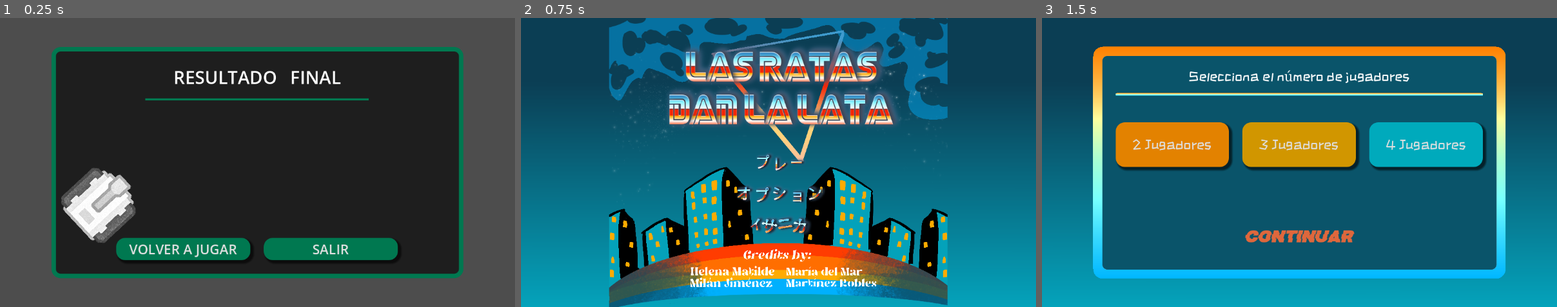
Above: before the commit, frames 1-3 (left to right).
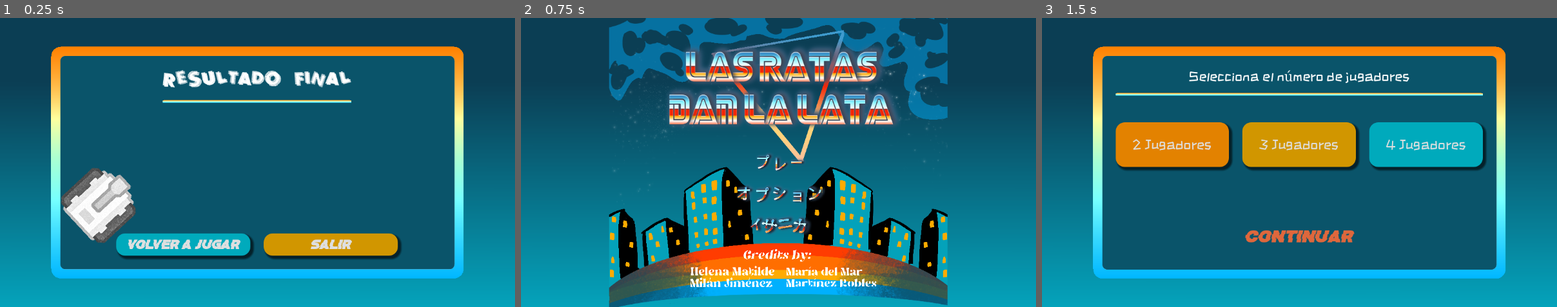
Above: after the commit, the same moments.

Repository: mamRobles/Las_ratas_dan_la_lata
Game: Godot game, scene res://Final/Scenes/final.tscn
Two runs of this game, one before a commit and one after it. Both use one fixed random seed, a clock stepped at 60 frames per second and the inputs below. This scene is started directly instead of the project's main scene.
Inputs (mouse positions are in pixels of both pictures, inside the frame that each line leads up to):
- Up to frame 1 (0.25 s): no input
- Up to frame 2 (0.75 s): click "VOLVER A JUGAR" at 0.5 s
- Up to frame 3 (1.5 s): click (1299, 162) at 1.25 s

The runs differ from the first frame. In frame 1, 97% of the frame differs, in the area x 0-100%, y 0-100%; in frame 2, nothing differs; in frame 3, nothing differs.

Commit message:
finalizadas TODAS las interfaces

Diff:
--- a/Final/Scenes/final.tscn
+++ b/Final/Scenes/final.tscn
@@ -1,58 +1,65 @@
-[gd_scene load_steps=9 format=3 uid="uid://ccsw6ran8ax1q"]
+[gd_scene load_steps=18 format=3 uid="uid://ccsw6ran8ax1q"]
 
 [ext_resource type="Script" uid="uid://bxqb782ciahlf" path="res://Final/Scripts/final.gd" id="1_qpsly"]
 [ext_resource type="Texture2D" uid="uid://bxex7fkk5ijvs" path="res://Final/Sprites/tanque.png" id="2_c4gds"]
+[ext_resource type="Texture2D" uid="uid://b0xt5r55yac1u" path="res://Sistema/Sprites/fondoUI.png" id="3_mxpb8"]
+[ext_resource type="Shader" uid="uid://couu76j0ckis6" path="res://Inicio/intro.gdshader" id="4_uhskx"]
+[ext_resource type="FontFile" uid="uid://bloqexnpqeqe0" path="res://Inicio/Panic.ttf" id="5_exiyv"]
+[ext_resource type="FontFile" uid="uid://c02jnbv0ks7j" path="res://Inicio/Bugfast.otf" id="6_i82j4"]
+[ext_resource type="StyleBox" uid="uid://cfeo2sqajgsij" path="res://Inicio/SCJ4jugadoresFocus.tres" id="7_cjabn"]
+[ext_resource type="StyleBox" uid="uid://cvbyvbtwaigie" path="res://Inicio/SCJ4jugadoresHover.tres" id="8_f6c06"]
+[ext_resource type="StyleBox" uid="uid://cfnb7qc7hnjqe" path="res://Inicio/SCJ4jugadoresPressedtres.tres" id="9_lvnes"]
+[ext_resource type="StyleBox" uid="uid://bvi3fn7uoj0c6" path="res://Inicio/SCJ4jugadoresNormal.tres" id="10_sf8p8"]
+[ext_resource type="StyleBox" uid="uid://88ajiona10oy" path="res://Inicio/SCJ3jugadoresFocus.tres" id="11_ou5jc"]
+[ext_resource type="StyleBox" uid="uid://dbjcptanntae7" path="res://Inicio/SCJ3jugadoresHover.tres" id="12_jbeyp"]
+[ext_resource type="StyleBox" uid="uid://csn8lopkh5rrq" path="res://Inicio/SCJ3jugadoresPressedtres.tres" id="13_ommc8"]
+[ext_resource type="StyleBox" uid="uid://bcbdt631yhd7f" path="res://Inicio/SCJ3jugadoresNormal.tres" id="14_rype0"]
 
-[sub_resource type="StyleBoxFlat" id="StyleBoxFlat_h74lj"]
-bg_color = Color(0.117647, 0.117647, 0.117647, 1)
+[sub_resource type="ShaderMaterial" id="ShaderMaterial_wtprl"]
+shader = ExtResource("4_uhskx")
+shader_parameter/effect_filling = 1.0
+shader_parameter/angle = 90.0
+shader_parameter/keep_saturation = 0.0
+shader_parameter/keep_luminance = 1.0
+shader_parameter/color_start = Color(1, 0.501961, 0, 1)
+shader_parameter/start_pos = 0.0
+shader_parameter/color_mid = Color(0.556863, 0.862745, 0.72549, 1)
+shader_parameter/mid_pos = 0.5
+shader_parameter/color_end = Color(0, 0.713726, 0.996078, 1)
+shader_parameter/end_pos = 1.0
+shader_parameter/midpos_enabled = true
+shader_parameter/range_start = 0.0
+shader_parameter/range_end = 1.0
+shader_parameter/range_softedge = 0.0
+
+[sub_resource type="StyleBoxFlat" id="StyleBoxFlat_vkfnb"]
+bg_color = Color(0.0392157, 0.329412, 0.415686, 1)
 border_width_left = 10
 border_width_top = 10
 border_width_right = 10
 border_width_bottom = 10
-border_color = Color(0, 0.470588, 0.313726, 1)
+border_color = Color(0.8, 0.8, 0.8, 0)
 corner_radius_top_left = 20
 corner_radius_top_right = 20
 corner_radius_bottom_right = 20
 corner_radius_bottom_left = 20
 
-[sub_resource type="StyleBoxFlat" id="StyleBoxFlat_kehxj"]
-bg_color = Color(0, 0.470588, 0.313726, 1)
-
-[sub_resource type="StyleBoxFlat" id="StyleBoxFlat_32hhg"]
-bg_color = Color(0, 0.305882, 0.203922, 1)
-corner_radius_top_left = 20
-corner_radius_top_right = 20
-corner_radius_bottom_right = 20
-corner_radius_bottom_left = 20
-shadow_size = 5
-shadow_offset = Vector2(5, 5)
-
-[sub_resource type="StyleBoxFlat" id="StyleBoxFlat_5rxdl"]
-bg_color = Color(0, 0.388235, 0.258824, 1)
-corner_radius_top_left = 20
-corner_radius_top_right = 20
-corner_radius_bottom_right = 20
-corner_radius_bottom_left = 20
-shadow_size = 5
-shadow_offset = Vector2(5, 5)
-
-[sub_resource type="StyleBoxFlat" id="StyleBoxFlat_cxylj"]
-bg_color = Color(0, 0.223529, 0.14902, 1)
-corner_radius_top_left = 20
-corner_radius_top_right = 20
-corner_radius_bottom_right = 20
-corner_radius_bottom_left = 20
-shadow_size = 5
-shadow_offset = Vector2(5, 5)
-
-[sub_resource type="StyleBoxFlat" id="StyleBoxFlat_2ithh"]
-bg_color = Color(0, 0.470588, 0.313726, 1)
-corner_radius_top_left = 20
-corner_radius_top_right = 20
-corner_radius_bottom_right = 20
-corner_radius_bottom_left = 20
-shadow_size = 5
-shadow_offset = Vector2(5, 5)
+[sub_resource type="ShaderMaterial" id="ShaderMaterial_63ggs"]
+shader = ExtResource("4_uhskx")
+shader_parameter/effect_filling = 1.0
+shader_parameter/angle = 90.0
+shader_parameter/keep_saturation = 0.0
+shader_parameter/keep_luminance = 1.0
+shader_parameter/color_start = Color(1, 0.501961, 0, 1)
+shader_parameter/start_pos = 0.0
+shader_parameter/color_mid = Color(0.556863, 0.862745, 0.72549, 1)
+shader_parameter/mid_pos = 0.5
+shader_parameter/color_end = Color(0, 0.713726, 0.996078, 1)
+shader_parameter/end_pos = 1.0
+shader_parameter/midpos_enabled = true
+shader_parameter/range_start = 0.0
+shader_parameter/range_end = 1.0
+shader_parameter/range_softedge = 0.0
 
 [node name="Final" type="Control"]
 layout_mode = 3
@@ -63,47 +70,75 @@
 grow_vertical = 2
 script = ExtResource("1_qpsly")
 
-[node name="PanelContainer" type="PanelContainer" parent="."]
+[node name="Sprite2D" type="Sprite2D" parent="."]
+z_index = 10
+position = Vector2(227, 414)
+rotation = -2.3193
+scale = Vector2(1.68305, 1.60247)
+texture = ExtResource("2_c4gds")
+
+[node name="TextureRect" type="TextureRect" parent="."]
+show_behind_parent = true
+light_mask = 2
+visibility_layer = 2
+z_index = -18
+layout_mode = 1
+anchors_preset = 15
+anchor_right = 1.0
+anchor_bottom = 1.0
+grow_horizontal = 2
+grow_vertical = 2
+mouse_filter = 2
+texture = ExtResource("3_mxpb8")
+expand_mode = 3
+
+[node name="PanelContainer2" type="PanelContainer" parent="."]
+material = SubResource("ShaderMaterial_wtprl")
 layout_mode = 1
 anchors_preset = -1
 anchor_left = 0.1
 anchor_top = 0.1
 anchor_right = 0.9
 anchor_bottom = 0.9
-theme_override_styles/panel = SubResource("StyleBoxFlat_h74lj")
+theme_override_styles/panel = SubResource("StyleBoxFlat_vkfnb")
 
-[node name="MarginContainer" type="MarginContainer" parent="PanelContainer"]
+[node name="PanelContainer" type="PanelContainer" parent="PanelContainer2"]
+layout_mode = 2
+theme_override_styles/panel = SubResource("StyleBoxFlat_vkfnb")
+
+[node name="MarginContainer" type="MarginContainer" parent="PanelContainer2/PanelContainer"]
 layout_mode = 2
 theme_override_constants/margin_top = 30
 theme_override_constants/margin_bottom = 30
 
-[node name="VBoxContainer" type="VBoxContainer" parent="PanelContainer/MarginContainer"]
+[node name="VBoxContainer" type="VBoxContainer" parent="PanelContainer2/PanelContainer/MarginContainer"]
 layout_mode = 2
 size_flags_horizontal = 4
 size_flags_stretch_ratio = 0.0
 theme_override_constants/separation = 20
 
-[node name="Label" type="Label" parent="PanelContainer/MarginContainer/VBoxContainer"]
+[node name="Label" type="Label" parent="PanelContainer2/PanelContainer/MarginContainer/VBoxContainer"]
 custom_minimum_size = Vector2(200, 50)
 layout_mode = 2
 size_flags_horizontal = 4
+theme_override_fonts/font = ExtResource("5_exiyv")
 theme_override_font_sizes/font_size = 40
 text = "RESULTADO   FINAL"
 horizontal_alignment = 1
 vertical_alignment = 1
 
-[node name="Panel" type="Panel" parent="PanelContainer/MarginContainer/VBoxContainer"]
-custom_minimum_size = Vector2(500, 5)
+[node name="Panel2" type="Panel" parent="PanelContainer2/PanelContainer/MarginContainer/VBoxContainer"]
+material = SubResource("ShaderMaterial_63ggs")
+custom_minimum_size = Vector2(0, 5)
 layout_mode = 2
-theme_override_styles/panel = SubResource("StyleBoxFlat_kehxj")
 
-[node name="VBoxContainer2" type="VBoxContainer" parent="PanelContainer/MarginContainer/VBoxContainer"]
+[node name="VBoxContainer2" type="VBoxContainer" parent="PanelContainer2/PanelContainer/MarginContainer/VBoxContainer"]
 custom_minimum_size = Vector2(200, 50)
 layout_mode = 2
 size_flags_horizontal = 4
 theme_override_constants/separation = 20
 
-[node name="HBoxContainer" type="HBoxContainer" parent="PanelContainer/MarginContainer"]
+[node name="HBoxContainer" type="HBoxContainer" parent="PanelContainer2/PanelContainer/MarginContainer"]
 layout_mode = 2
 size_flags_horizontal = 4
 size_flags_vertical = 8
@@ -111,34 +146,29 @@
 theme_override_constants/separation = 30
 alignment = 2
 
-[node name="Volver a Jugar" type="Button" parent="PanelContainer/MarginContainer/HBoxContainer"]
+[node name="Volver a Jugar" type="Button" parent="PanelContainer2/PanelContainer/MarginContainer/HBoxContainer"]
 custom_minimum_size = Vector2(300, 50)
 layout_mode = 2
 size_flags_horizontal = 4
+theme_override_fonts/font = ExtResource("6_i82j4")
 theme_override_font_sizes/font_size = 30
-theme_override_styles/focus = SubResource("StyleBoxFlat_32hhg")
-theme_override_styles/hover = SubResource("StyleBoxFlat_5rxdl")
-theme_override_styles/pressed = SubResource("StyleBoxFlat_cxylj")
-theme_override_styles/normal = SubResource("StyleBoxFlat_2ithh")
+theme_override_styles/focus = ExtResource("7_cjabn")
+theme_override_styles/hover = ExtResource("8_f6c06")
+theme_override_styles/pressed = ExtResource("9_lvnes")
+theme_override_styles/normal = ExtResource("10_sf8p8")
 text = "VOLVER A JUGAR"
 
-[node name="Salir" type="Button" parent="PanelContainer/MarginContainer/HBoxContainer"]
+[node name="Salir" type="Button" parent="PanelContainer2/PanelContainer/MarginContainer/HBoxContainer"]
 custom_minimum_size = Vector2(300, 50)
 layout_mode = 2
 size_flags_horizontal = 4
+theme_override_fonts/font = ExtResource("6_i82j4")
 theme_override_font_sizes/font_size = 30
-theme_override_styles/focus = SubResource("StyleBoxFlat_32hhg")
-theme_override_styles/hover = SubResource("StyleBoxFlat_5rxdl")
-theme_override_styles/pressed = SubResource("StyleBoxFlat_cxylj")
-theme_override_styles/normal = SubResource("StyleBoxFlat_2ithh")
+theme_override_styles/focus = ExtResource("11_ou5jc")
+theme_override_styles/hover = ExtResource("12_jbeyp")
+theme_override_styles/pressed = ExtResource("13_ommc8")
+theme_override_styles/normal = ExtResource("14_rype0")
 text = "SALIR"
 
-[node name="Sprite2D" type="Sprite2D" parent="."]
-z_index = 10
-position = Vector2(227, 414)
-rotation = -2.3193
-scale = Vector2(1.68305, 1.60247)
-texture = ExtResource("2_c4gds")
-
-[connection signal="pressed" from="PanelContainer/MarginContainer/HBoxContainer/Volver a Jugar" to="." method="_on_volver_a_jugar_pressed"]
-[connection signal="pressed" from="PanelContainer/MarginContainer/HBoxContainer/Salir" to="." method="_on_salir_pressed"]
+[connection signal="pressed" from="PanelContainer2/PanelContainer/MarginContainer/HBoxContainer/Volver a Jugar" to="." method="_on_volver_a_jugar_pressed"]
+[connection signal="pressed" from="PanelContainer2/PanelContainer/MarginContainer/HBoxContainer/Salir" to="." method="_on_salir_pressed"]
--- a/Final/Scripts/final.gd
+++ b/Final/Scripts/final.gd
@@ -1,7 +1,7 @@
 extends Control
 
 func _ready():
-	var contenedorV = get_node("PanelContainer/MarginContainer/VBoxContainer/VBoxContainer2")
+	var contenedorV = get_node("PanelContainer2/PanelContainer/MarginContainer/VBoxContainer/VBoxContainer2")
 
 	#Atributo style de las etiquetas con los nombres
 	var style = StyleBoxFlat.new()
